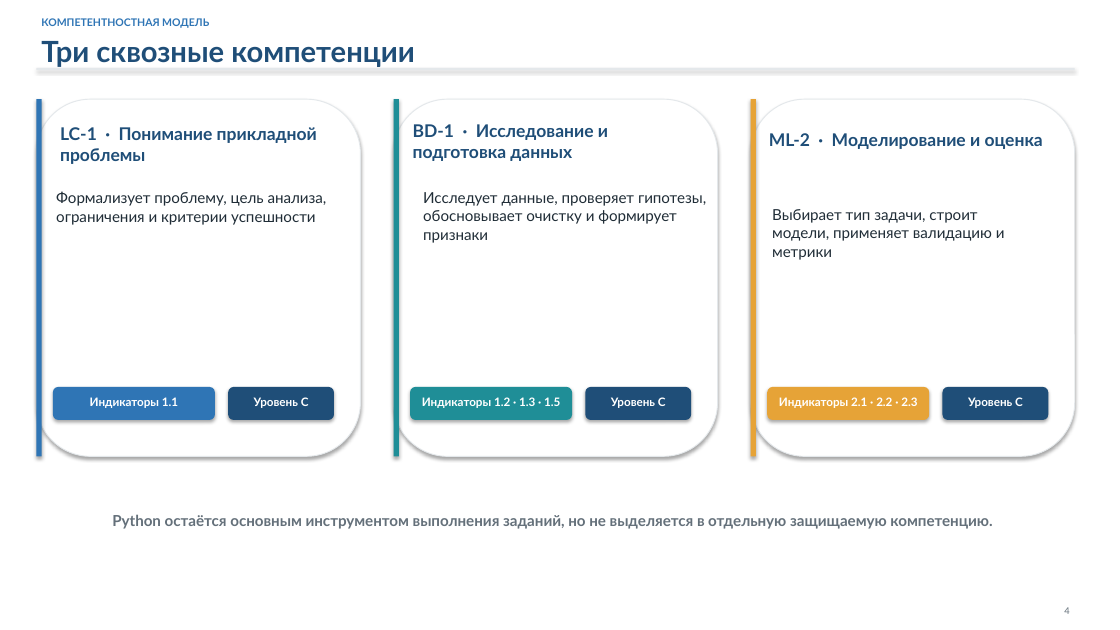
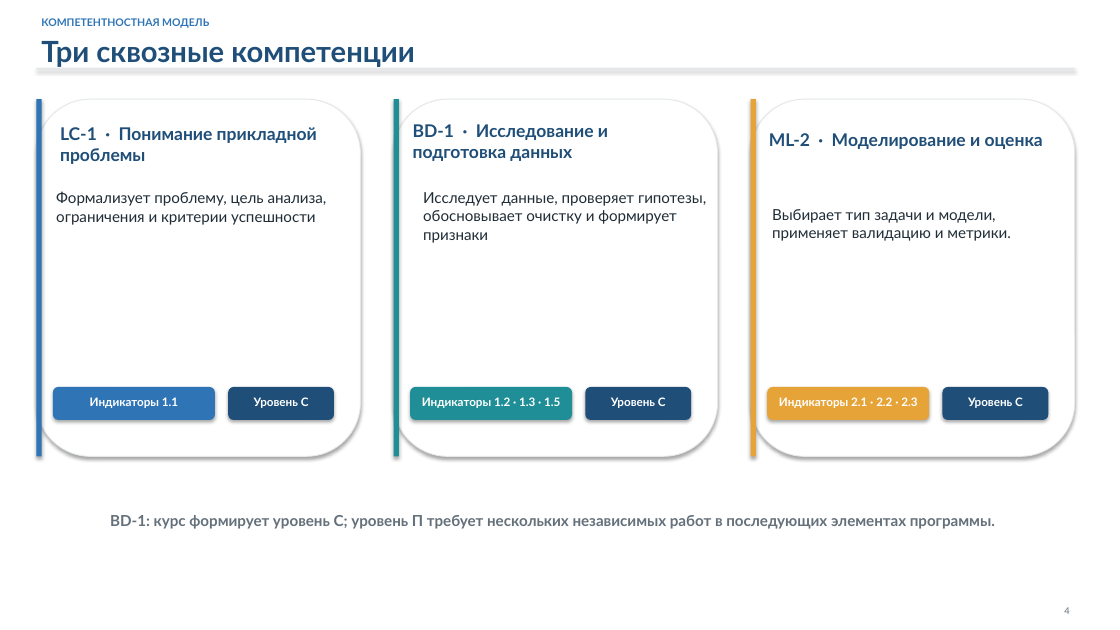
Before and after one commit to DiDiLight/fos-prikladnoy-analiz-dannyh, a slide deck: slide 4 of docs/attachments/course-presentation.pptx. Drawn at 1120x630 pixels with LibreOffice and Linux fonts; fonts in the diff are those of the drawing. Boxes give left, top, right and bottom in pixels: in the first picture for what was removed or moved away, otherwise in the second. Text is boxed around its words. In the diff, an @@ line names an element or a change of style, - is before the commit and + after.

```diff
--- a/docs/attachments/course-presentation.pptx
+++ b/docs/attachments/course-presentation.pptx
@@ text at bbox=[772, 209, 1011, 241]: text changed @@
-Выбирает тип задачи, строит модели, применяет валидацию и метрики
+Выбирает тип задачи и модели, применяет валидацию и метрики.
@@ text at bbox=[110, 515, 995, 529]: text changed @@
-Python остаётся основным инструментом выполнения заданий, но не выделяется в отдельную защищаемую компетенцию.
+BD-1: курс формирует уровень С; уровень П требует нескольких независимых работ в последующих элементах программы.
```
Also in this commit, not shown: 4 other slides changed, 16 other files.
